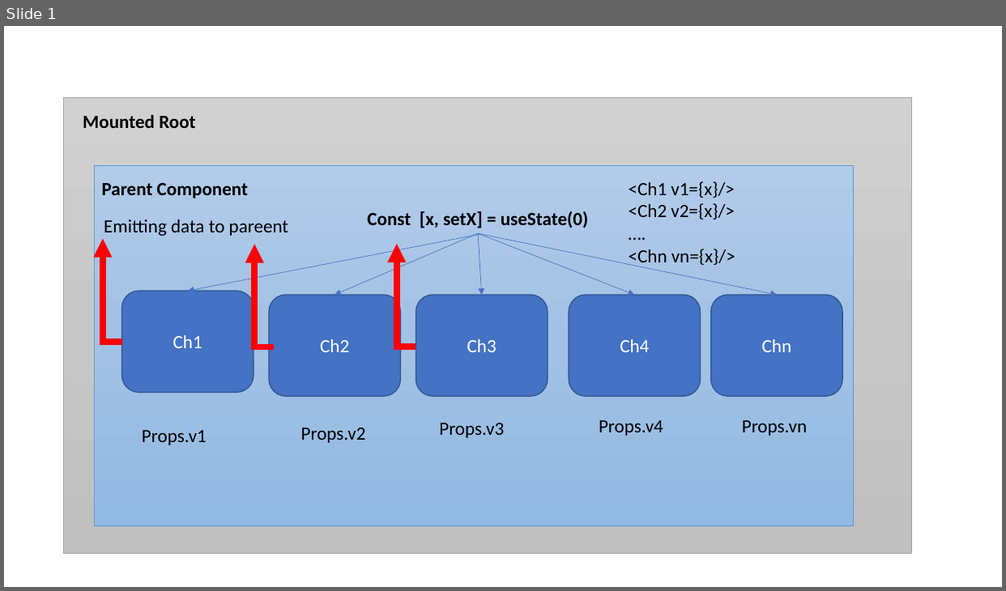
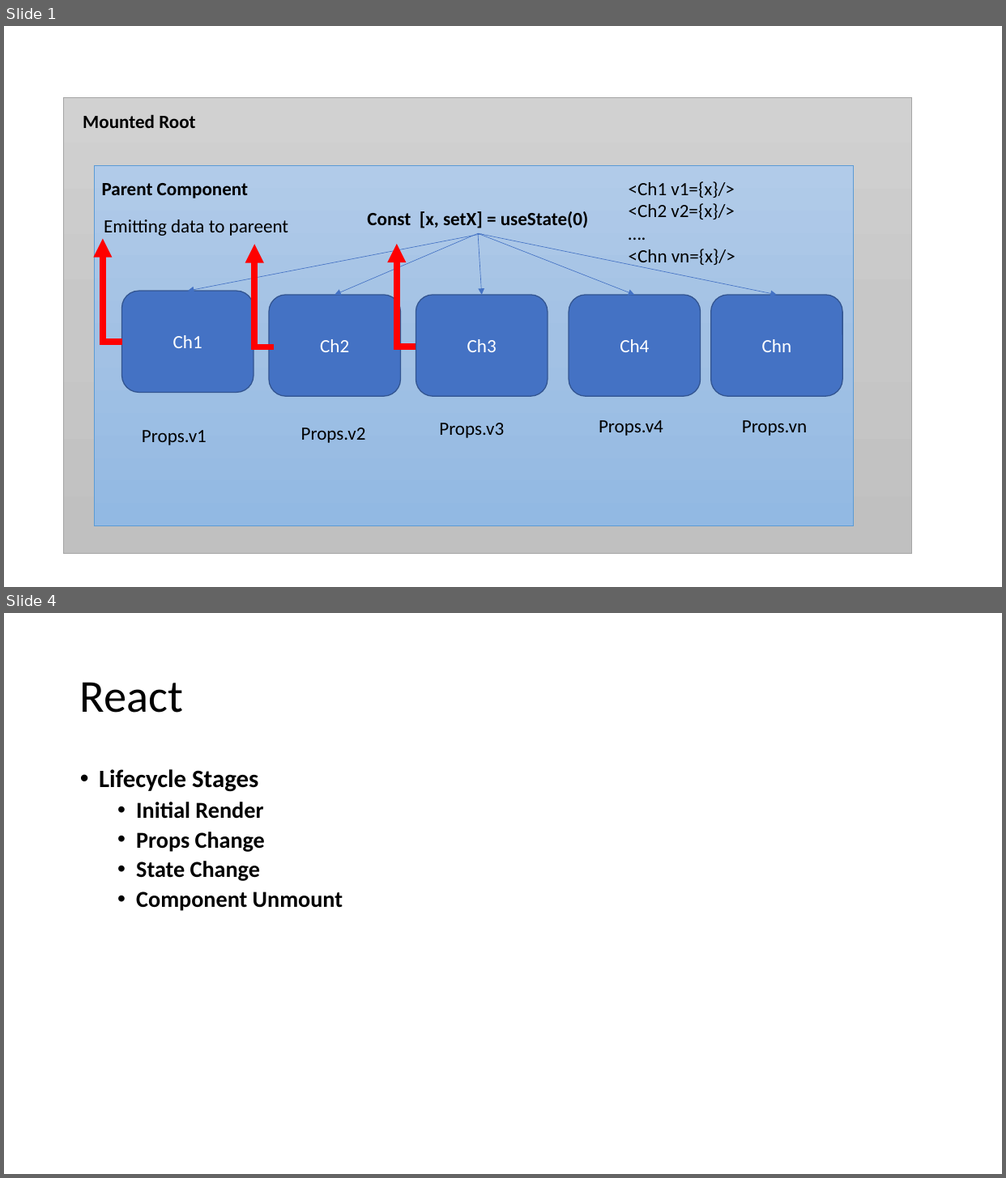
Before and after one commit to maheshsabnis/react-sync-trg, a slide deck: images_ppt.pptx. Shown one above the other, each under a label of ours: slide 1 before the commit, slides 1 and 4 after it; the slides between them are not shown. The pictures are 1006x591 and 1006x1178 pixels, drawn with LibreOffice and Linux fonts; fonts in the diff are those of the drawing. Boxes give left, top, right and bottom in pixels: in the first picture for what was removed or moved away, otherwise in the second. Text is boxed around its words. In the diff, an @@ line names an element or a change of style, - is before the commit and + after.

Commit message:
Lifecycle

```diff
--- a/images_ppt.pptx
+++ b/images_ppt.pptx
@@ slide 4 added at (x1=4, y1=613, x2=1002, y2=1174), background #FFFFFF @@
@@ title added at (x1=80, y1=682, x2=183, y2=713), 44 pt, text #000000 @@
+React
@@ text added at (x1=99, y1=769, x2=343, y2=911), 22 pt, text #000000, bold @@
+• Lifecycle Stages
+  • Initial Render
+  • Props Change
+  • State Change
+  • Component Unmount
```
Also in this commit, not shown: 1 slide changed, 9 other slides added, 6 other files.
